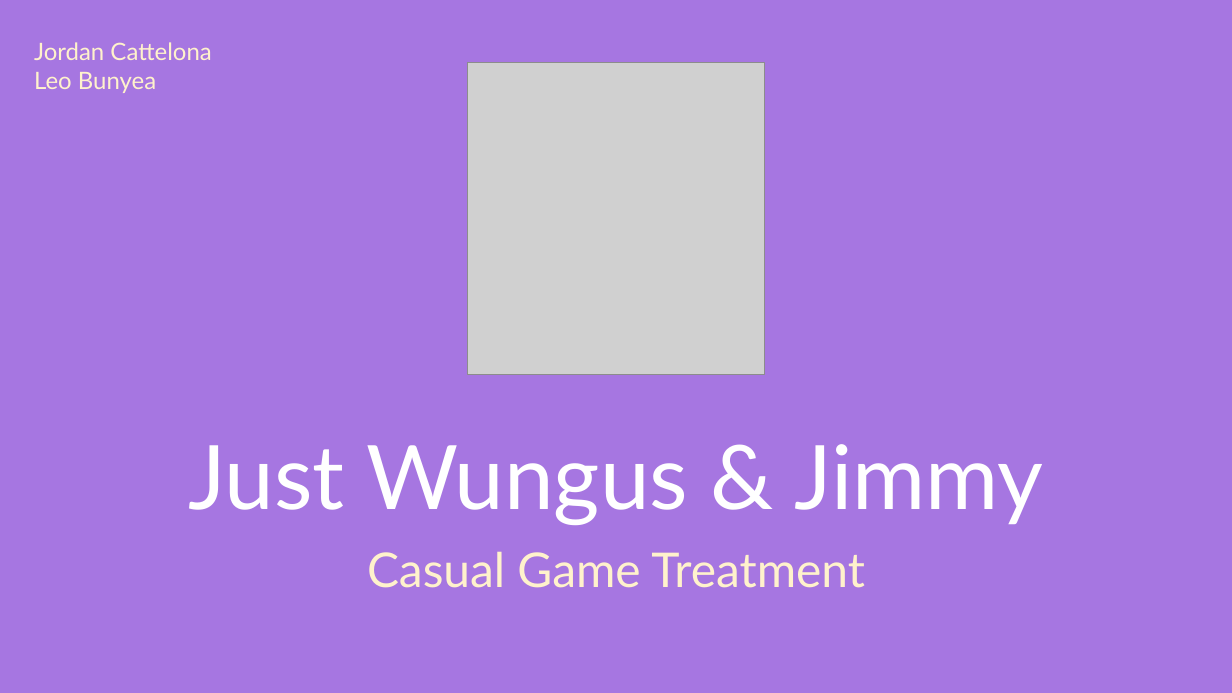
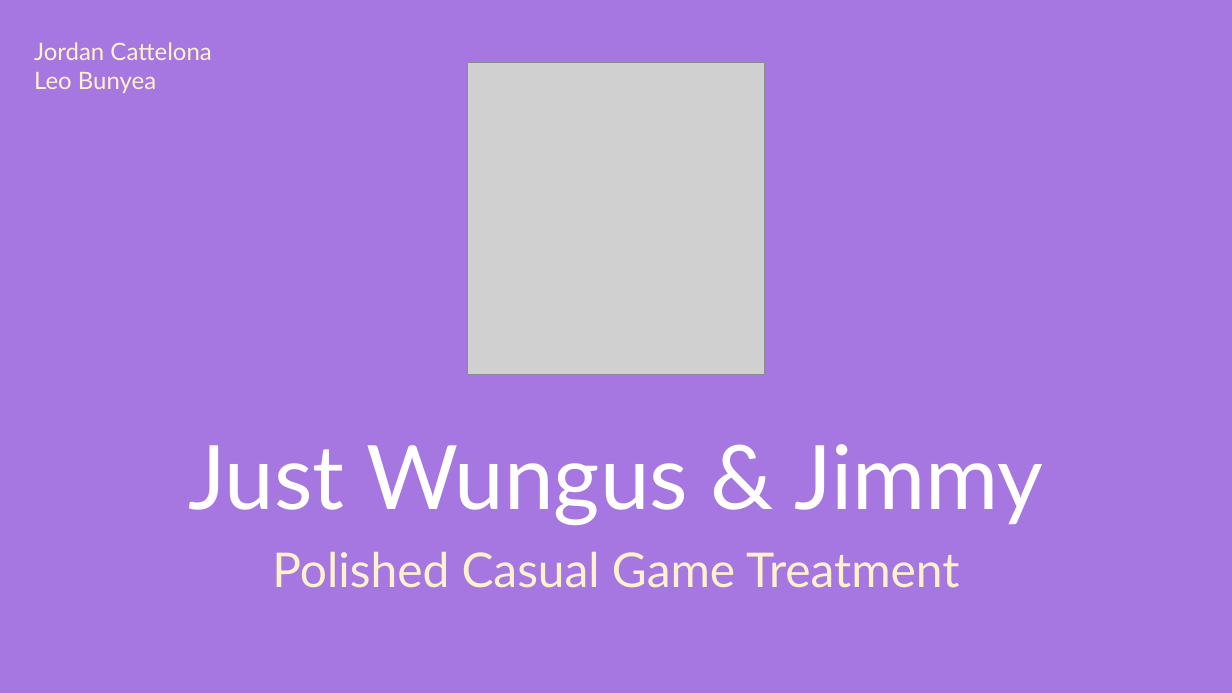
Before and after one commit to JustWungusAndJimmy/JustWungusAndJimmy.github.io, a slide deck: slide 1 of presentations/Assignment10.pptx. Drawn at 1232x693 pixels with LibreOffice and Linux fonts; fonts in the diff are those of the drawing; grey boxes stand for pictures. Boxes give left, top, right and bottom in pixels: in the first picture for what was removed or moved away, otherwise in the second. Text is boxed around its words. In the diff, an @@ line names an element or a change of style, - is before the commit and + after.

Commit message:
Updated presentation title

```diff
--- a/presentations/Assignment10.pptx
+++ b/presentations/Assignment10.pptx
@@ subtitle at bbox=[272, 552, 959, 588]: text changed @@
-Casual Game Treatment
+Polished Casual Game Treatment
```
